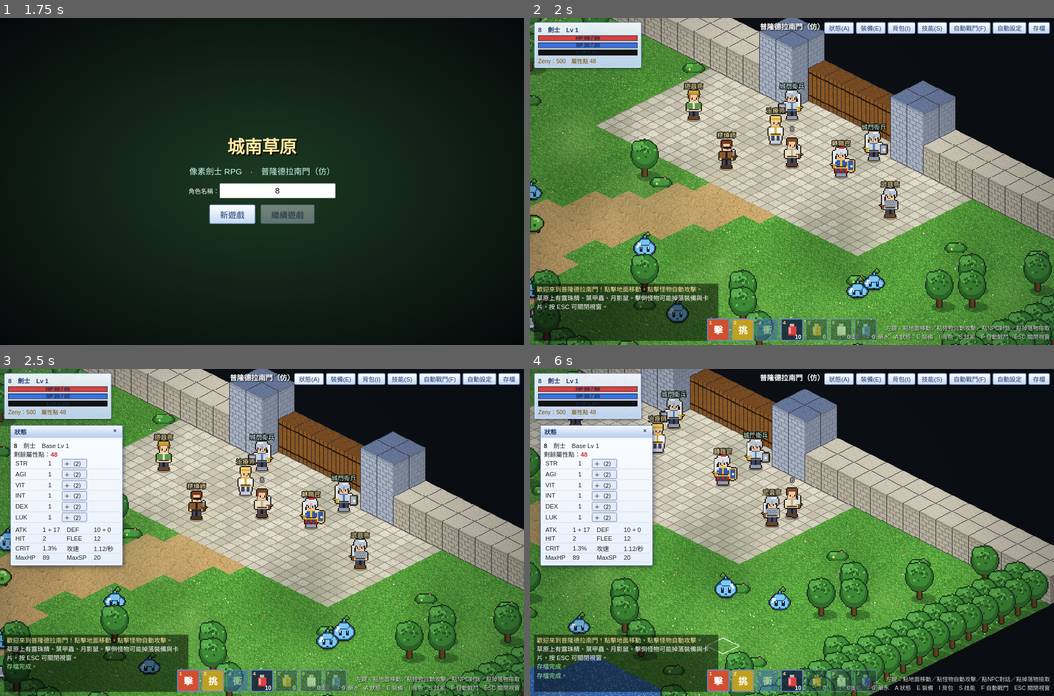
Above: before the commit, frames 1-4 (two rows, left to right).
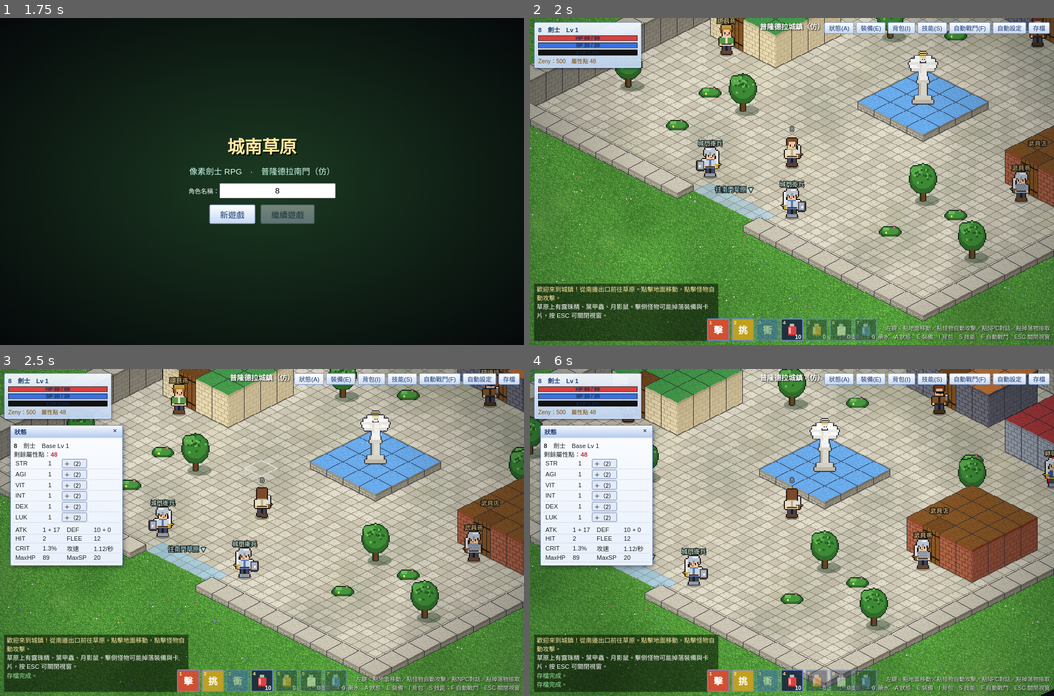
Above: after the commit, the same moments.

Repository: PJhunag/myGame
Game: browser game, page index.html
The game is run twice, just before and just after one commit, with the same random seed, the same clock (stepped at 60 frames per second) and the same inputs.
Inputs (mouse positions are in pixels of both pictures, inside the frame that each line leads up to):
- Up to frame 1 (1.75 s): click (262, 181) at 0.27 s; click (262, 214) at 1.07 s; click (277, 191) at 1.27 s; type "8" at 1.27 s; tap Enter at 1.3 s; click (157, 148) at 1.67 s
- Up to frame 2 (2 s): click "新遊戲" at 1.87 s
- Up to frame 3 (2.5 s): click "存檔" at 2.02 s; press the mouse at (366, 483) at 2.27 s; release the mouse at (262, 467) at 2.4 s; click "狀態(A)" at 2.47 s
- Up to frame 4 (6 s): tap S at 2.52 s; click (870, 597) at 2.87 s; click (598, 489) at 3.07 s; click (661, 614) at 3.47 s; click "技能(S)" at 3.67 s; press the mouse at (792, 467) at 4.07 s; release the mouse at (739, 646) at 4.2 s; click (619, 473) at 4.27 s; click "存檔" at 4.52 s; click (949, 548) at 4.67 s; click (598, 545) at 4.87 s; click (634, 532) at 5.27 s; click (561, 506) at 5.47 s; press the mouse at (739, 646) at 5.87 s

Frame 1 is identical in both runs. In frame 2, 62% of the frame differs, in the area x 0-100%, y 0-100%; in frame 3, 61%; in frame 4, 70%.

Commit message:
Add files via upload

Diff:
--- a/index.html
+++ b/index.html
@@ -73,6 +73,15 @@
 .touch #log{width:270px;height:84px;font-size:13px}
 .touch #hud{width:230px}
 .touch input[type=checkbox]{width:18px;height:18px}
+
+#joy{display:none;position:absolute;left:34px;bottom:26px;width:150px;height:150px;border-radius:50%;background:radial-gradient(rgba(255,255,255,.28),rgba(255,255,255,.07));border:3px solid rgba(255,255,255,.55);z-index:6;touch-action:none}
+#joyKnob{position:absolute;left:50%;top:50%;width:64px;height:64px;margin:-32px;border-radius:50%;background:radial-gradient(#fff,#9fc0f0);border:2px solid #fff;opacity:.85;pointer-events:none}
+#pad{display:none;position:absolute;right:0;bottom:0;width:260px;height:260px;z-index:6;pointer-events:none}
+.pb{position:absolute;border-radius:50%;border:3px solid rgba(255,255,255,.85);color:#fff;font-weight:bold;display:flex;flex-direction:column;align-items:center;justify-content:center;text-shadow:0 1px 2px #000;box-shadow:0 2px 6px rgba(0,0,0,.5),inset 0 0 12px rgba(255,255,255,.35);opacity:.92;touch-action:none;pointer-events:auto;cursor:pointer}
+.pb small{font-size:11px;min-height:12px}.pb.dis{opacity:.4;filter:grayscale(.6)}.pb:active{transform:scale(.92)}
+.touch.ingame #joy,.touch.ingame #pad{display:block}
+.touch #hotbar{display:none}
+.touch #log{left:196px;bottom:8px;width:330px;height:66px}
 </style>
 </head>
 <body>
@@ -91,6 +100,8 @@
 </div>
 <div id="log"></div>
 <div id="hotbar"></div>
+<div id="joy"><div id="joyKnob"></div></div>
+<div id="pad"></div>
 <div id="help">左鍵：點地面移動／點怪物自動攻擊／點NPC對話／點掉落物撿取<br>1~3 技能　4~7 藥水　A 狀態　E 裝備　I 背包　S 技能　F 自動戰鬥　ESC 關閉視窗</div>
 
 <div id="status" class="win" style="left:20px;top:110px;width:220px"><div class="tb"><span>狀態</span><b class="x">×</b></div><div class="bd" id="statusBody"></div></div>
@@ -134,11 +145,11 @@
 /* ================= 地圖 ================= */
 const MW=40,MH=48,OX=MH*32+64,OY=170;
 const sx=(x,y)=>(x-y)*32+OX, sy=(x,y)=>(x+y)*16+OY;
-const gnd=new Uint8Array(MW*MH),blk=new Uint8Array(MW*MH);
-const statics=[];
+let gnd,blk,statics;const MAPS={};let CUR='field';
+function newGrids(){gnd=new Uint8Array(MW*MH);blk=new Uint8Array(MW*MH);statics=[];}
 function roadCx(j){return 19.5+Math.sin(j*0.28)*2.2;}
 const walk=(i,j)=>i>=0&&j>=0&&i<MW&&j>=0&&j<MH&&!blk[j*MW+i];
-const NPCS=[
+const ALLNPCS=[
  {name:'治療師',role:'heal',x:18,y:4,look:{hair:'#f2d27a',armor:{c:'#f4f4f8',trim:'#d8b030'},garment:{c:'#dcdcf4'},shoes:{c:'#c8c8d8'},headUp:{k:'band',c:'#d8b030'}}},
  {name:'轉職官',role:'job',x:22,y:4,look:{hair:'#3a3a44',knight:true,armor:{c:'#2f56b0',trim:'#e6c040'},weapon:{blade:'#e8ecf4',hilt:'#c9a227',len:12},shield:{c:'#2f56b0',rim:'#e6c040',shape:'kite'},headUp:{k:'plume',c:'#d8dfe8',p:'#d03030'},garment:{c:'#c03030'},shoes:{c:'#8e9aaa'}}},
  {name:'道具商',role:'shopI',x:14,y:5,look:{hair:'#a0602a',armor:{c:'#5a9a4a',trim:'#e8e0c8'},headUp:{k:'cap',c:'#c8a040'},shoes:{c:'#6a4528'}}},
@@ -147,7 +158,15 @@
  {name:'城門衛兵',role:'guard',x:17,y:2,look:{hair:'#444',knight:true,armor:{c:'#c9d3de',trim:'#5a7ab0'},weapon:{blade:'#e6edf5',hilt:'#c9a227',len:12},shield:{c:'#aab4c0',rim:'#556',shape:'round'},headUp:{k:'helm',c:'#b8c4d2'},shoes:{c:'#8e9aaa'}}},
  {name:'城門衛兵',role:'guard',x:22,y:2,look:{hair:'#444',knight:true,armor:{c:'#c9d3de',trim:'#5a7ab0'},weapon:{blade:'#e6edf5',hilt:'#c9a227',len:12},shield:{c:'#aab4c0',rim:'#556',shape:'round'},headUp:{k:'helm',c:'#b8c4d2'},shoes:{c:'#8e9aaa'}}}
 ];
-(function buildMap(){
+const TP=[[11,13],[27,13],[10,22],[28,22],[19,12],[17,30],[22,30]];
+ALLNPCS.forEach((n,k)=>{n.x=TP[k][0];n.y=TP[k][1];n.map='town';});
+let NPCS=[];
+function finishMap(name,title){statics.forEach(s=>{s.depth=s.depth0||s.i+s.j+1;});statics.sort((a,b)=>a.depth-b.depth);MAPS[name]={gnd,blk,statics,title};}
+const PORTALS={
+ field:[{i0:17,i1:22,j0:0,j1:0,to:'town',tx:19.5,ty:28.5,label:'往城鎮 ▲'}],
+ town:[{i0:18,i1:21,j0:31,j1:31,to:'field',tx:20.5,ty:2.8,label:'往南門草原 ▼'}]
+};
+function buildField(){newGrids();
  for(let j=0;j<MH;j++)for(let i=0;i<MW;i++){
   let t=0;
   if(j<=8&&i>=12&&i<=27)t=2;
@@ -157,7 +176,7 @@
  }
  for(let j=0;j<2;j++)for(let i=0;i<MW;i++){
   const id=j*MW+i;
-  if(i>=17&&i<=22){gnd[id]=2;if(j===0){blk[id]=1;statics.push({i,j,k:'door'});}continue;}
+  if(i>=17&&i<=22){gnd[id]=2;continue;}
   const tower=(i>=15&&i<=16)||(i>=23&&i<=24);
   blk[id]=1;statics.push({i,j,k:tower?'tower':'wall'});
  }
@@ -167,10 +186,38 @@
   if(border||(j>=10&&h>0.945)||(j<10&&(i<7||i>32)&&h>0.9)){blk[id]=1;statics.push({i,j,k:'tree',v:Math.floor(hash(j,i)*2)});}
   else if(h>0.86&&h<=0.91)statics.push({i,j,k:'bush'});
  }
- for(const n of NPCS)blk[n.y*MW+n.x]=1;
- statics.forEach(s=>s.depth=s.i+s.j+1);
- statics.sort((a,b)=>a.depth-b.depth);
-})();
+ finishMap('field','南門草原（仿）');
+}
+function buildTown(){
+ newGrids();
+ for(let j=0;j<MH;j++)for(let i=0;i<MW;i++){const inside=i>=8&&i<=31&&j>=8&&j<=31;gnd[j*MW+i]=inside?2:0;blk[j*MW+i]=inside?0:1;}
+ for(let i=7;i<=32;i++)statics.push({i,j:7,k:(i===7||i===32)?'tower':'wall'});
+ for(let j=8;j<=32;j++)statics.push({i:7,j,k:'wall'});
+ for(let j=8;j<=32;j++)statics.push({i:32,j,k:'bld',img:'curb',hh:12});
+ for(let i=8;i<=31;i++)if(i<18||i>21)statics.push({i,j:32,k:'bld',img:'curb',hh:12});
+ const B=[[9,9,5,4,'b_church',11,12,'教堂'],[24,9,7,4,'b_barracks',27,12,'騎士團'],[17,9,5,3,'b_smith',19,11,'鐵匠鋪'],[9,18,4,4,'b_item',10,21,'道具店'],[27,18,4,4,'b_weapon',28,21,'武具店']];
+ for(const[a,b,w,h,img,di,dj,name]of B)for(let j=b;j<b+h;j++)for(let i=a;i<a+w;i++){
+  blk[j*MW+i]=1;const door=(i===di&&j===dj);statics.push({i,j,k:'bld',img:door?'door':img,hh:64,sign:door?name:null});}
+ for(let j=18;j<=21;j++)for(let i=18;i<=21;i++){blk[j*MW+i]=1;statics.push({i,j,k:'bld',img:'basin',hh:14});}
+ statics.push({i:20,j:20,k:'statue',depth0:43.5});
+ [[9,15],[30,15],[9,27],[30,27],[14,25],[25,25],[14,16],[25,16]].forEach(([i,j],n)=>{blk[j*MW+i]=1;statics.push({i,j,k:'tree',v:n%2});});
+ [[13,28],[26,28],[16,14],[23,14],[12,25],[27,25]].forEach(([i,j])=>statics.push({i,j,k:'bush'}));
+ for(const n of ALLNPCS)if(n.map==='town')blk[n.y*MW+n.x]=1;
+ finishMap('town','普隆德拉城鎮（仿）');
+}
+function enterMap(name,x,y,quiet){
+ const M=MAPS[name];if(!M)return;
+ CUR=name;gnd=M.gnd;blk=M.blk;statics=M.statics;
+ if(!M.ground)M.ground=makeGround();imgs.ground=M.ground;
+ NPCS=ALLNPCS.filter(n=>n.map===name);
+ fieldMons.forEach(m=>{m.state='idle';m.angry=false;m.goal=null;});
+ mons=name==='field'?fieldMons:[];
+ drops.length=0;floaters.length=0;
+ P.map=name;P.x=x;P.y=y;P.path=[];P.target=null;P.pending=null;P.goal=null;
+ closeAllWins();setAuto(false);
+ document.getElementById('mapname').textContent=M.title;
+ if(!quiet){log('進入 '+M.title,'#ffe9a0');saveGame();}
+}
 
 /* ---- A* ---- */
 function findPath(si,sj,gi,gj){
@@ -260,7 +307,26 @@
   for(let k=0;k<26;k++){const a=hash(k,v+3)*6.28,r=hash(v,k+9)*10;R(Math.round(16+Math.cos(a)*r),Math.round(18+Math.sin(a)*r*1.1),2,2,hash(k+7,v)>0.5?'#2a6024':'#6bbd5a');}
  })));
  imgs.bush=outlineImg(mkSprite(48,32,(R,E)=>{E(12,11,10,5,'#2f6b2a');E(12,10,8,4,'#46963c');E(8,8,3,2,'#6bbd5a');R(15,6,2,2,'#e86a8a');R(7,11,2,2,'#f0e060');}));
- // 地面大圖
+
+ const mk=(H,top,l,r,line)=>mkBlock(H,top,l,r,line,false,true);
+ imgs.b_church=mk(64,'#4f78c4','#f4f1e8','#d6d2c6','#b9b5a8');
+ imgs.b_barracks=mk(64,'#b84040','#a8b0bc','#868e9c','#6a7280');
+ imgs.b_smith=mk(64,'#d8803a','#7a7a86','#5e5e6a','#44444e');
+ imgs.b_item=mk(64,'#4aa050','#ecdcb4','#cfbf98','#b4a47c');
+ imgs.b_weapon=mk(64,'#8a5a2a','#b4684a','#92503a','#6e3a28');
+ imgs.curb=mk(12,'#d0cab8','#b8b2a2','#948e80','#76715f');
+ imgs.basin=mk(14,'#6fb0f0','#b8b2a2','#948e80','#76715f');
+ imgs.statue=outlineImg(mkSprite(64,120,(R,E)=>{
+  R(6,52,20,4,'#bdb8aa');R(8,48,16,4,'#d4d0c2');R(12,36,8,12,'#dcd8cc');R(12,36,2,12,'#bcb8aa');R(10,33,12,3,'#d4d0c2');
+  R(4,12,9,3,'#fff');R(2,15,11,3,'#eceae4');R(3,18,10,3,'#fff');R(5,21,8,3,'#e4e2dc');R(8,9,5,3,'#fff');
+  R(19,12,9,3,'#fff');R(19,15,11,3,'#eceae4');R(19,18,10,3,'#fff');R(19,21,8,3,'#e4e2dc');R(19,9,5,3,'#fff');
+  R(13,16,6,10,'#f6f4f0');R(12,24,8,6,'#f6f4f0');R(11,29,10,4,'#f6f4f0');R(11,29,2,4,'#d8d6d0');R(13,16,2,10,'#e2e0da');
+  R(10,18,3,2,'#f4eee4');R(19,18,3,2,'#f4eee4');R(14,21,4,2,'#f4eee4');
+  E(16,12,3,3,'#f4eee4');R(13,9,6,2,'#e6d9a8');R(15,12,1,1,'#555');R(17,12,1,1,'#555');
+  R(13,5,6,1,'#ffe27a');R(12,6,1,1,'#ffe27a');R(19,6,1,1,'#ffe27a');R(13,7,6,1,'#ffe27a');
+ }),'#3a3a44');
+}
+function makeGround(){
  const gc=document.createElement('canvas');gc.width=OX+MW*32+96;gc.height=(MW+MH)*16+OY+64;const x=gc.getContext('2d');
  for(let j=0;j<MH;j++)for(let i=0;i<MW;i++){
   const k=gnd[j*MW+i],v=Math.floor(hash(i,j)*4);
@@ -277,7 +343,7 @@
   for(let n=0;n<3;n++){const u=0.2+hash(i+n,j*5)*0.6,v=0.2+hash(i*5,j+n)*0.6;
    x.fillStyle=fc[Math.floor(hash(i+n*9,j+n*4)*4)];x.fillRect(Math.round(sx(i+u,j+v)),Math.round(sy(i+u,j+v)),2,2);}
  }
- imgs.ground=gc;
+ return gc;
 }
 
 /* ================= 物品資料 ================= */
@@ -408,7 +474,7 @@
  ,cake:{n:'蛋糕怪',lv:10,hp:430,atk:[34,50],def:9,flee:26,hit:62,exp:170,spd:1.2,aspd:1400,aggr:false,sp:'cake',b:'#8fbf4a',d:'#4a7a26',h:'#f6f2e0',hb:[52,48],rs:10,loot:[['crumb',.55],['rpot',.15],['opot',.08],['h_helm',.015],['a_chain',.01],['c_cake',.02]]}
 };
 const SPAWNS=[['dew',16,[3,10,36,28]],['beetle',14,[3,16,36,36]],['mouse',12,[3,22,36,44]],['boar',10,[3,26,36,44]],['cake',8,[3,28,36,44]]];
-const mons=[];let monId=0;
+const fieldMons=[];let mons=fieldMons;let monId=0;
 const AUTO={on:false,next:0,hp:50,bash:true,sel:{}};
 Object.keys(MON).forEach(k=>AUTO.sel[k]=true);
 try{const a=JSON.parse(localStorage.getItem('pixel_swordsman_auto')||'null');if(a){AUTO.hp=a.hp??50;AUTO.bash=a.bash!==false;for(const k in a.sel||{})if(k in AUTO.sel)AUTO.sel[k]=!!a.sel[k];}}catch(e){}
@@ -435,7 +501,7 @@
 }
 
 function spawnPos(z){for(let n=0;n<80;n++){const x=ri(z[0],z[2]),y=ri(z[1],z[3]);if(walk(x,y)&&y>=9)return[x+0.5,y+0.5];}return[20.5,20.5];}
-function initMonsters(){mons.length=0;for(const[t,n,z]of SPAWNS)for(let k=0;k<n;k++){const p=spawnPos(z),d=MON[t];mons.push({id:monId++,type:t,x:p[0],y:p[1 …(161 unchanged characters)…
+function initMonsters(){fieldMons.length=0;for(const[t,n,z]of SPAWNS)for(let k=0;k<n;k++){const p=spawnPos(z),d=MON[t];fieldMons.push({id:monId++,type:t,x:p[0],y:p[1 …(161 unchanged characters)…
 
 /* ================= 玩家 ================= */
 let P=null,uidSeed=1;
@@ -449,7 +515,7 @@
 const EQSLOTS=['headUp','headMid','headLow','armor','weapon','shield','garment','shoes','acc1','acc2'];
 function mkEquip(id){return{id,refine:0,cards:[]};}
 function newPlayer(name){
- const p={name,job:'sword',lv:1,exp:0,zeny:500,stats:{str:1,agi:1,vit:1,int:1,dex:1,luk:1},stPts:48,skPts:0,sk:{bash:1,prov:1,recov:1,charge:0},hp:1,sp:1,inv:[],equip:{},x:20.5,y:5.5};
+ const p={name,job:'sword',lv:1,exp:0,zeny:500,stats:{str:1,agi:1,vit:1,int:1,dex:1,luk:1},stPts:48,skPts:0,sk:{bash:1,prov:1,recov:1,charge:0},hp:1,sp:1,inv:[],equip:{},x:19.5,y:27.5,map:'town'};
  EQSLOTS.forEach(s=>p.equip[s]=null);
  p.equip.weapon=mkEquip('w_dagger');p.equip.armor=mkEquip('a_shirt');
  p.inv.push({id:'rpot',count:10});
@@ -580,8 +646,8 @@
  log('你倒下了……','#f66');$('death').style.display='flex';closeAllWins();
 }
 function respawn(){
- P.dead=false;P.x=20.5;P.y=5.5;P.hp=Math.ceil(P.d.maxhp*0.5);P.exp=Math.max(0,P.exp-Math.floor(needExp(P.lv)*0.05));
- $('death').style.display='none';log('在普隆德拉城門重生了。');saveGame(true);refreshUI();
+ P.dead=false;enterMap('town',19.5,27.5,true);P.hp=Math.ceil(P.d.maxhp*0.5);P.exp=Math.max(0,P.exp-Math.floor(needExp(P.lv)*0.05));
+ $('death').style.display='none';log('在城鎮重生了。');saveGame(true);refreshUI();
 }
 function monAttack(m){
  const t=MON[m.type],md=monDef(m);m.nextAtk=NOW+t.aspd;m.atkAnim=NOW;
@@ -636,7 +702,7 @@
  else if(n.role==='shopI'){openDlg(n.name,'歡迎光臨！藥水、補給品，通通有。',[['購買 / 賣出',()=>{showWin('dlg',false);openShop(['rpot','opot','wpot','bpot'],'道具商');}],close]);}
  else if(n.role==='shopE'){openDlg(n.name,'要買新的裝備嗎？也收購你不需要的東西。',[['購買 / 賣出',()=>{showWin('dlg',false);openShop(['w_dagger','w_sword','w_spear2','a_shirt','a_leather','s_wood','h_band','h_cap','m_glass','l_mask','l_scarf','g_cloth','sh_sandal','sh_boot'],'武具商');}],close]);}
  else if(n.role==='smith')openDlg(n.name,'把裝備交給我，我能讓它更強。但失敗的話……裝備就會碎掉，這點要有覺悟。',[['精煉裝備',()=>{showWin('dlg',false);showWin('refine',true);}],['購買礦石 / 賣出',()=>{showWin('dlg',false);openShop(['ore1','ore2'],'精煉師');}],close]);
- else openDlg(n.name,'這裡是王都南門，請注意草原上的魔物！往南走越深處越危險。',[close]);
+ else openDlg(n.name,'這裡是城鎮的南邊出口，往南就是魔物出沒的草原。越往南走越危險，請小心！',[close]);
 }
 function openShop(stock,title){shopStock=stock;shopTab='buy';$('shopTitle').textContent=title;showWin('shop',true);}
 
@@ -644,7 +710,7 @@
 function saveGame(manual){
  if(!P)return;
  try{
-  localStorage.setItem(SAVEKEY,JSON.stringify({v:1,name:P.name,job:P.job,lv:P.lv,exp:P.exp,zeny:P.zeny,stats:P.stats,stPts:P.stPts,skPts:P.skPts,sk:P.sk,hp:Math.max(1,P.hp),sp:P.sp,inv:P.inv,equip:P.equip,x:P.x,y:P.y,gotSpear:P.gotSpear}));
+  localStorage.setItem(SAVEKEY,JSON.stringify({v:1,name:P.name,job:P.job,lv:P.lv,exp:P.exp,zeny:P.zeny,stats:P.stats,stPts:P.stPts,skPts:P.skPts,sk:P.sk,hp:Math.max(1,P.hp),sp:P.sp,inv:P.inv,equip:P.equip,x:P.x,y:P.y,gotSpear:P.gotSpear,map:CUR}));
   if(manual)log('存檔完成。','#9fe8a0');
  }catch(e){log('存檔失敗（瀏覽器不允許儲存）','#f99');}
 }
@@ -652,7 +718,7 @@
  try{
   const s=JSON.parse(localStorage.getItem(SAVEKEY)||'null');if(!s)return false;
   const p=newPlayer(s.name);
-  Object.assign(p,{job:s.job,lv:s.lv,exp:s.exp,zeny:s.zeny,stats:s.stats,stPts:s.stPts,skPts:s.skPts,sk:Object.assign(p.sk,s.sk),hp:s.hp,sp:s.sp,x:s.x,y:s.y,gotSpear:s.gotSpear});
+  Object.assign(p,{job:s.job,lv:s.lv,exp:s.exp,zeny:s.zeny,stats:s.stats,stPts:s.stPts,skPts:s.skPts,sk:Object.assign(p.sk,s.sk),hp:s.hp,sp:s.sp,x:s.x,y:s.y,gotSpear:s.gotSpear,map:s.map||'field'});
   const ok=it=>it&&ITEMS[it.id];
   p.inv=(s.inv||[]).filter(ok);EQSLOTS.forEach(k=>{p.equip[k]=ok(s.equip[k])?s.equip[k]:null;});
   P=p;return true;
@@ -682,13 +748,13 @@
 cv.addEventListener('mousedown',e=>{
  if(e.button!==0||!P||P.dead)return;
  const m=mpos(e),h=pick(m.x,m.y);
- if(AUTO.on&&h.kind!=='mon')setAuto(false);
+ if(AUTO.on&&h.kind!=='mon'&&!(TOUCH&&h.kind==='ground'))setAuto(false);
  if(h.kind==='mon'){P.target=h.ref;P.pending=null;P.goal=null;P.repathAt=0;}
  else if(h.kind==='drop'){P.target=null;P.pending=null;P.goal={k:'drop',ref:h.ref};const p=findPath(Math.floor(P.x),Math.floor(P.y),Math.floor(h.ref.x),Math.floor(h.ref.y));P.path=p||[];}
  else if(h.kind==='npc'){P.target=null;P.pending=null;P.goal={k:'npc',ref:h.ref};
   let best=null,bd=1e9;for(let dx=-1;dx<=1;dx++)for(let dy=-1;dy<=1;dy++){const i=h.ref.x+dx,j=h.ref.y+dy;if((dx||dy)&&walk(i,j)){const d=Math.hypot(i+0.5-P.x,j+0.5-P.y);if(d<bd){bd=d;best=[i,j];}}}
   P.path=best?(findPath(Math.floor(P.x),Math.floor(P.y),best[0],best[1])||[]):[];}
- else{P.target=null;P.pending=null;P.goal=null;const p=findPath(Math.floor(P.x),Math.floor(P.y),Math.floor(h.x),Math.floor(h.y));if(p)P.path=p;}
+ else if(!TOUCH){P.target=null;P.pending=null;P.goal=null;const p=findPath(Math.floor(P.x),Math.floor(P.y),Math.floor(h.x),Math.floor(h.y));if(p)P.path=p;}
 });
 addEventListener('keydown',e=>{
  if(e.key==='Escape'){let top=null,z=-1;WINS.forEach(id=>{const w=$(id);if(w.style.display==='block'){const zz=+w.style.zIndex||0;if(zz>=z){z=zz;top=w;}}});if(top){top.style.display='none';hideTip();}e.preventDefault();return;}
@@ -874,6 +940,7 @@
  $('hudZ').textContent=`Zeny：${P.zeny.toLocaleString()}`+(P.stPts?`　屬性點 ${P.stPts}`:'')+(P.skPts?`　技能點 ${P.skPts}`:'');
  HB.forEach(h=>{if(h.sk){const L=P.sk[h.sk],lock=SK[h.sk].knight&&P.job!=='knight';h.el.classList.toggle('dis',!L||lock||P.sp<(SK[h.sk].cost?SK[h.sk].cost(L||1):0));}
   else{const n=countItem(h.it);h.el.querySelector('.c').textContent=n;h.el.classList.toggle('dis',!n);}});
+ updatePad();
 }
 
 /* ================= 角色繪製（像素） ================= */
@@ -1023,7 +1090,7 @@
   const t2=P.target,dd=Math.hypot(P.x-t2.x,P.y-t2.y),rng=P.pending?Math.max(SK[P.pending.id].range,atkRange()):atkRange();
   const dx=t2.x-P.x,dy=t2.y-P.y;P.front=(dx+dy)>=0;P.mirror=(dx-dy)<0;
   if(dd<=rng){P.path=[];if(NOW>=P.nextAtk){if(P.pending)castSkill(P.pending.id,t2);else normalAttack(t2);}}
-  else if(NOW>=P.repathAt){P.repathAt=NOW+300;P.path=findPath(Math.floor(P.x),Math.floor(P.y),Math.floor(t2.x),Math.floor(t2.y))||[];}
+  else if(NOW>=P.repathAt&&!joyOn()){P.repathAt=NOW+300;P.path=findPath(Math.floor(P.x),Math.floor(P.y),Math.floor(t2.x),Math.floor(t2.y))||[];}
  }
  if(P.goal){
   const g=P.goal;
@@ -1037,7 +1104,18 @@
   P.moving=true;
   if(d<=step){P.x=tx;P.y=ty;P.path.shift();step-=d;}else{P.x+=dx/d*step;P.y+=dy/d*step;step=0;}
  }
+ if(joyOn()){
+  if(AUTO.on)setAuto(false);
+  P.path=[];P.goal=null;P.pending=P.pending;
+  const jm=Math.min(1,Math.hypot(JOY.x,JOY.y)),di=(JOY.x/32+JOY.y/16)/2,dj=(JOY.y/16-JOY.x/32)/2,dl=Math.hypot(di,dj)||1,vx=di/dl,vy=dj/dl,st=4.6*dt*jm;
+  const nx=P.x+vx*st,ny=P.y+vy*st;
+  if(walk(Math.floor(nx),Math.floor(P.y)))P.x=nx;
+  if(walk(Math.floor(P.x),Math.floor(ny)))P.y=ny;
+  P.front=(vx+vy)>=0;P.mirror=(vx-vy)<0;P.moving=true;
+ }
  if(P.moving)P.phase+=dt*8;
+ const pi=Math.floor(P.x),pj=Math.floor(P.y);
+ for(const pt of (PORTALS[CUR]||[]))if(pi>=pt.i0&&pi<=pt.i1&&pj>=pt.j0&&pj<=pt.j1){enterMap(pt.to,pt.tx,pt.ty);break;}
 }
 function update(dt){
  if(!P)return;
@@ -1062,6 +1140,12 @@
  // 滑鼠格子
  if(hover&&hover.kind==='ground'){const i=Math.floor(hover.x),j=Math.floor(hover.y);if(walk(i,j)){const cx=sx(i+0.5,j+0 …(203 unchanged characters)…
  if(P.target&&!P.target.dead){const m=P.target,cx=sx(m.x,m.y)-cam.x,cy=sy(m.x,m.y)-cam.y;G.strokeStyle='rgba(255,80,80,.9)';G.lineWidth=2;G.beginPath();G.ellipse(cx,cy,22*(MON[m.type].sz||1)*0.8,10*(MON[m.type].sz||1)*0.8,0,0,7);G.stroke();}
+ const portalLabels=[];
+ for(const pt of (PORTALS[CUR]||[])){
+  for(let j=pt.j0;j<=pt.j1;j++)for(let i=pt.i0;i<=pt.i1;i++){const cx=sx(i+0.5,j+0.5)-cam.x,cy=sy(i+0.5,j+0.5)-cam.y;
+   G.fillStyle=`rgba(120,200,255,${0.28+0.16*Math.sin(NOW/300)})`;G.beginPath();G.moveTo(cx,cy-16);G.lineTo(cx+32,cy);G.lineTo(cx,cy+16);G.lineTo(cx-32,cy);G.closePath();G.fill();}
+  portalLabels.push({t:pt.label,x:sx((pt.i0+pt.i1+1)/2,pt.j0+0.5)-cam.x,y:sy((pt.i0+pt.i1+1)/2,pt.j0+0.5)-cam.y-22});
+ }
  // 收集繪製物
  const list=[];
  for(const s of statics){const cx=sx(s.i+0.5,s.j+0.5)-cam.x,cy=sy(s.i+0.5,s.j+0.5)-cam.y;if(cx<-90||cx>W+90||cy<-60||cy>H+260)continue;list.push({d:s.depth,k:'s',s,cx,cy});}
@@ -1070,9 +1154,12 @@
  for(const dr of drops){const cx=sx(dr.x,dr.y)-cam.x,cy=sy(dr.x,dr.y)-cam.y;list.push({d:dr.x+dr.y,k:'d',dr,cx,cy});}
  list.push({d:P.x+P.y,k:'p',cx:tx-cam.x,cy:ty-cam.y});
  list.sort((a,b)=>a.d-b.d);
+ const signs=[];
  for(const o of list){
-  if(o.k==='s'){const s=o.s;
-   if(s.k==='wall')G.drawImage(imgs.wall,o.cx-32,o.cy-16-56);else if(s.k==='tower')G.drawImage(imgs.tower,o.cx-32,o.cy-16-120);else if(s.k==='door')G.drawImage(imgs.door,o.cx-32,o.cy-16-64);
+  if(o.k==='s'){const s=o.s;if(s.sign)signs.push({t:s.sign,x:o.cx,y:o.cy-16-s.hh-8});
+   if(s.k==='wall')G.drawImage(imgs.wall,o.cx-32,o.cy-16-56);else if(s.k==='tower')G.drawImage(imgs.tower,o.cx-32,o.cy-16-120);else if(s.k==='statue'){G.drawImage(imgs.statue,o.cx-32,o.cy-16-122);
+    for(let k=0;k<8;k++){const t=(NOW/1000+k/8)%1,a=k*Math.PI/4,r=t*26;G.fillStyle=`rgba(210,238,255,${0.9-t*0.6})`;G.fillRect(Math.round(o.cx+Math.cos(a)*r)-1,Math.round(o.cy-16-52-Math.sin(t*Math.PI)*24+Math.sin(a)*r*0.5),3,3);}}
+   else if(s.k==='bld')G.drawImage(imgs[s.img],o.cx-32,o.cy-16-s.hh);
    else if(s.k==='tree')G.drawImage(imgs.tree[s.v],o.cx-32,o.cy+4-88);else G.drawImage(imgs.bush,o.cx-24,o.cy+4-26);}
   else if(o.k==='m')drawMon(o.m,o.cx,o.cy);
   else if(o.k==='n'){const n=o.n;spriteHuman(o.cx,o.cy+4,n.look,{front:true,mirror:n.x>20,phase:0,moving:false,atk:-1});}
@@ -1084,6 +1171,8 @@
  // 名稱與血條
  for(const n of NPCS){const cx=sx(n.x+0.5,n.y+0.5)-cam.x,cy=sy(n.x+0.5,n.y+0.5)-cam.y;if(cx<-80||cx>W+80||cy<0||cy>H+60)continue;label(n.name,cx,cy-56,n.role==='guard'?'#cfe':'#ffe9a0');}
  label(P.name,tx-cam.x,ty-cam.y-68,'#fff');
+ for(const sg of signs)label(sg.t,sg.x,sg.y,'#ffe9a0');
+ for(const pl of portalLabels)label(pl.t,pl.x,pl.y,'#aef');
  for(const m of mons){if(m.dead)continue;const t=MON[m.type],s=t.sz||1,cx=sx(m.x,m.y)-cam.x,cy=sy(m.x,m.y)-cam.y;if(cx<-80||cx>W+80||cy<0||cy>H+60)continue;
   const top=cy-t.hb[1]*s*(s>1?0.8:1)-8;
   if(P.target===m||m.hp<t.hp||(hover&&hover.ref===m)){G.fillStyle='#000';G.fillRect(cx-22,top,44,6);G.fillStyle='#e04040';G.fillRect(cx-21,top+1,Math.max(0,42*m.hp/t.hp),4);}
@@ -1114,8 +1203,8 @@
 }
 addEventListener('resize',fit);addEventListener('orientationchange',()=>setTimeout(fit,250));fit();
 function startGame(){
- initRuntime();initMonsters();buildHotbar();$('title').style.display='none';gameOn=true;
- log('歡迎來到普隆德拉南門！點擊地面移動，點擊怪物自動攻擊。','#ffe9a0');
+ initRuntime();{const m0=P.map||'field',x0=P.x,y0=P.y;enterMap('field',x0,y0,true);initMonsters();enterMap(m0,x0,y0,true);}buildHotbar();buildPad();document.body.classList.add('ingame');$('title').style.display='none';gameOn=true;
+ log('歡迎來到城鎮！從南邊出口前往草原。點擊地面移動，點擊怪物自動攻擊。','#ffe9a0');
  log('草原上有露珠精、葉甲蟲、月影鼠。擊倒怪物可能掉落裝備與卡片，按 ESC 可關閉視窗。');
  if(P.job==='knight'&&!P.gotSpear&&P.inv.length<MAXINV){giveItem('w_spear',1);P.gotSpear=true;log('補發轉職禮物：基礎長槍','#ffe9a0');}
  refreshUI();showWin('status',false);
@@ -1126,6 +1215,30 @@
 $('contBtn').onclick=()=>{if(loadGame())startGame();else $('titleMsg').textContent='找不到存檔。';};
 addEventListener('beforeunload',()=>{if(gameOn&&!P.dead)saveGame();});
 try{if(!localStorage.getItem(SAVEKEY))$('contBtn').disabled=true;else{const s=JSON.parse(localStorage.getItem(SAVEKEY));$('titleMsg').textContent=`存檔：${s.name}　${s.job==='knight'?'騎士':'劍士'} Lv${s.lv}`;$('nameIn').value=s.name;}}catch(e){$('contBtn').disabled=true;}
+const JOY={id:null,x:0,y:0};
+const JOYC={x:34+75,y:H-26-75,r:75};
+const joyOn=()=>TOUCH&&JOY.id!==null&&Math.hypot(JOY.x,JOY.y)>0.2;
+function joyUpd(e){const lp=toLocal(e.clientX,e.clientY);let dx=lp.x-JOYC.x,dy=lp.y-JOYC.y;const l=Math.hypot(dx,dy);if(l>JOYC.r){dx*=JOYC.r/l;dy*=JOYC.r/l;}
+ JOY.x=dx/JOYC.r;JOY.y=dy/JOYC.r;$('joyKnob').style.transform=`translate(${dx}px,${dy}px)`;}
+function joyEnd(){JOY.id=null;JOY.x=JOY.y=0;$('joyKnob').style.transform='translate(0,0)';}
+$('joy').addEventListener('pointerdown',e=>{e.preventDefault();JOY.id=e.pointerId;try{$('joy').setPointerCapture(e.pointerId);}catch(_){}joyUpd(e);});
+addEventListener('pointermove',e=>{if(e.pointerId===JOY.id)joyUpd(e);});
+addEventListener('pointerup',e=>{if(e.pointerId===JOY.id)joyEnd();});
+addEventListener('pointercancel',e=>{if(e.pointerId===JOY.id)joyEnd();});
+const PADS=[{k:'bash',r:28,b:28,s:82,t:'重擊',c:'#d05030'},{k:'prov',r:124,b:30,s:64,t:'挑釁',c:'#c0a020'},{k:'charge',r:110,b:108,s:64,t:'衝鋒',c:'#3a60d0'},{k:'pot',r:28,b:118,s:64,t:'藥水',c:'#d84040'}];
+function buildPad(){const pd=$('pad');pd.innerHTML='';PADS.forEach(o=>{const d=document.createElement('div');d.className='pb';
+ d.style.cssText=`right:${o.r}px;bottom:${o.b}px;width:${o.s}px;height:${o.s}px;background:${o.c};font-size:${o.s>70?20:16}px`;
+ d.innerHTML=`<span>${o.t}</span><small class="pc"></small>`;d.onpointerdown=e=>{e.preventDefault();e.stopPropagation();padUse(o);};o.el=d;pd.appendChild(d);});}
+function padUse(o){
+ if(!P||P.dead)return;
+ if(o.k==='pot'){const it=['rpot','opot','wpot'].map(id=>P.inv.find(e=>e.id===id)).find(Boolean);if(it)useItem(it);else log('沒有藥水');return;}
+ if(!(P.target&&!P.target.dead)){let best=null,bd=7;for(const m of mons){if(m.dead)continue;const d=Math.hypot(m.x-P.x,m.y-P.y);if(d<bd){bd=d;best=m;}}if(best)P.target=best;}
+ useSkill(o.k);
+}
+function updatePad(){if(!P)return;PADS.forEach(o=>{if(!o.el)return;
+ if(o.k==='pot'){const n=['rpot','opot','wpot'].reduce((a,id)=>a+countItem(id),0);o.el.querySelector('.pc').textContent=n;o.el.classList.toggle('dis',!n);}
+ else{const L=P.sk[o.k],sk=SK[o.k],lock=sk.knight&&P.job!=='knight';o.el.classList.toggle('dis',!L||lock||P.sp<sk.cost(L||1)||!!(P.cd[o.k]&&NOW<P.cd[o.k]));}});}
+buildTown();buildField();
 buildImages();
 requestAnimationFrame(frame);
 </script>
